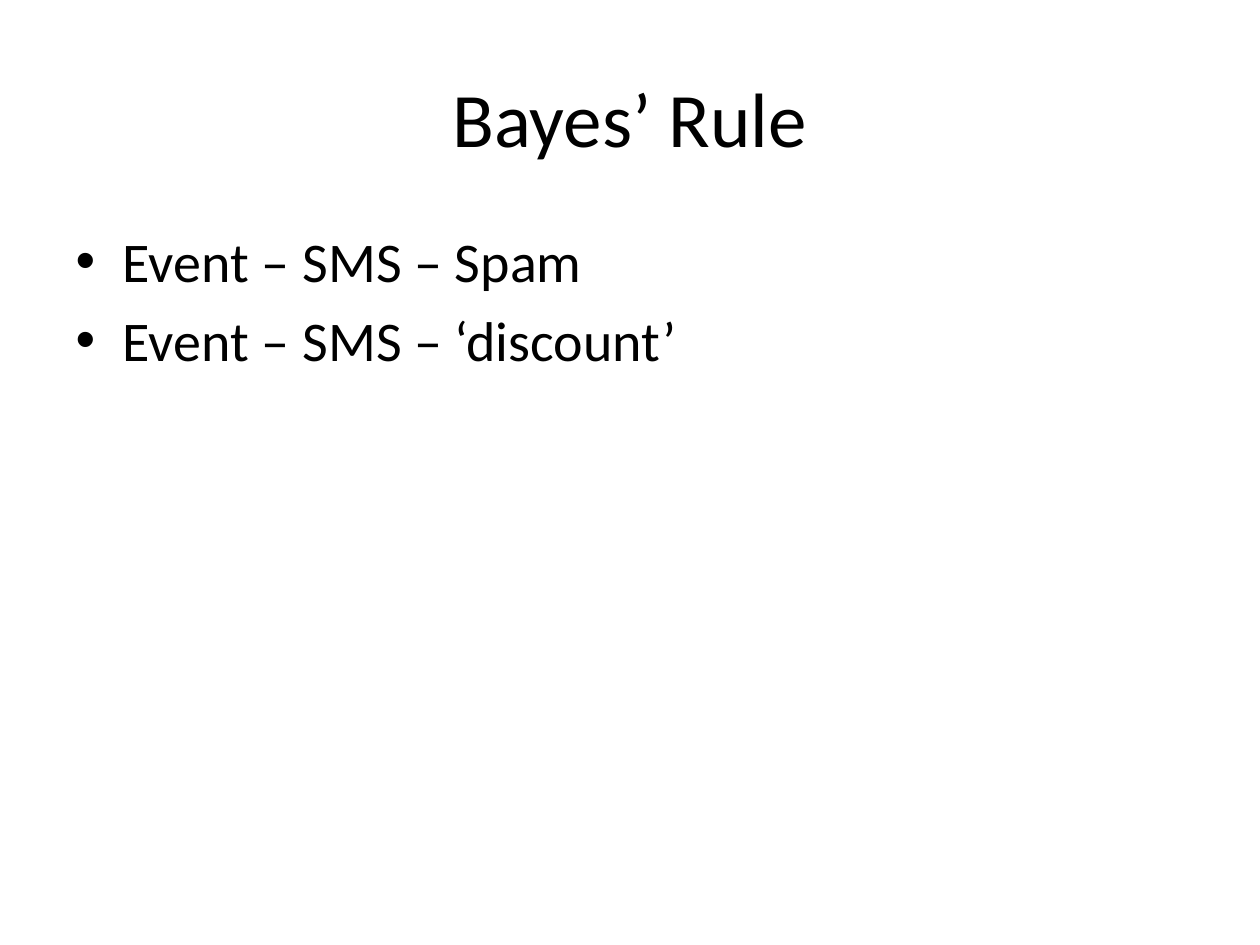
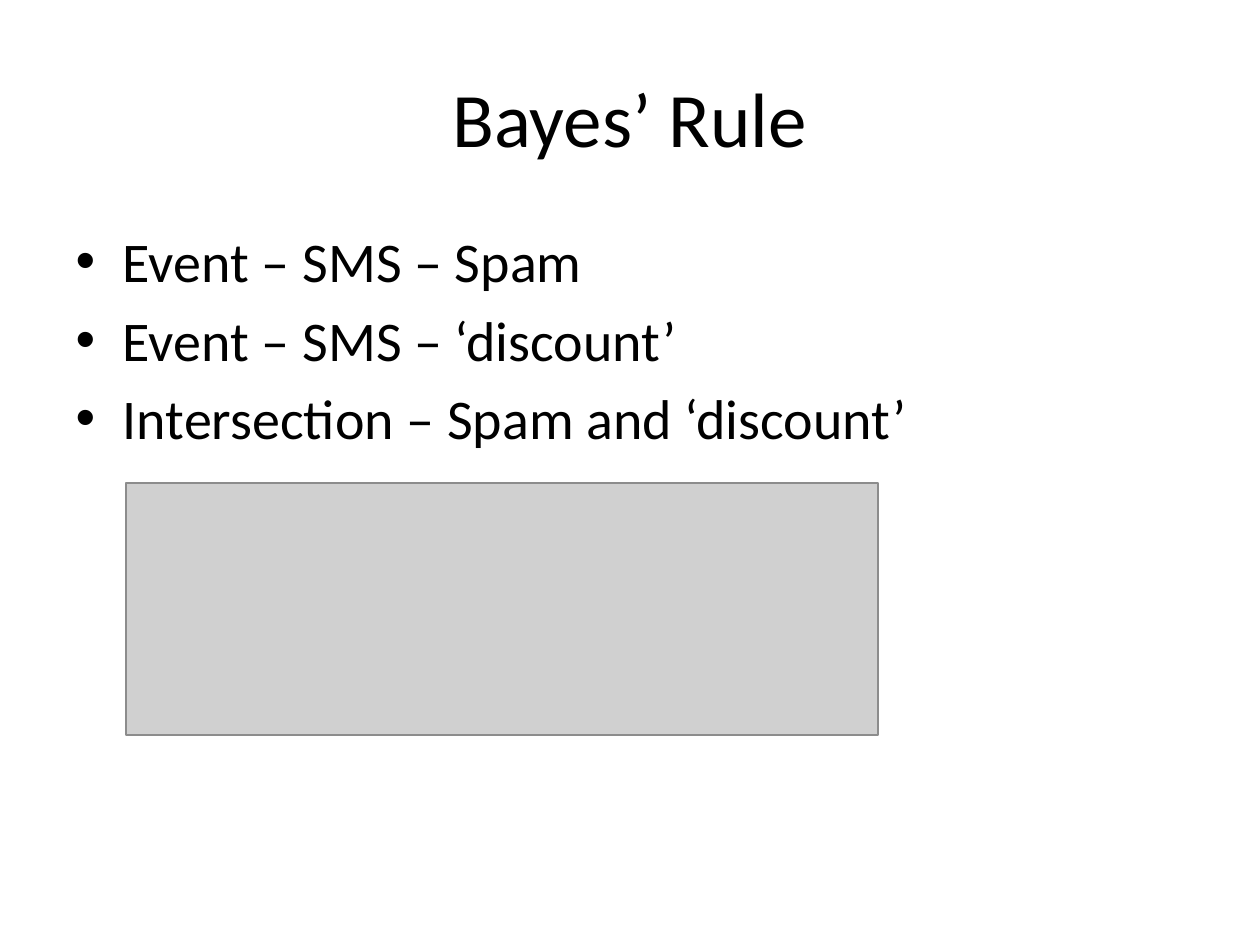
Before and after one commit to look4pritam/ArtificialIntelligence, a slide deck: slide 8 of MachineLearning/NaiveBayes/NaiveBayes.pptx. Drawn at 1260x945 pixels with LibreOffice and Linux fonts; fonts in the diff are those of the drawing; grey boxes stand for pictures. Boxes give left, top, right and bottom in pixels: in the first picture for what was removed or moved away, otherwise in the second. Text is boxed around its words. In the diff, an @@ line names an element or a change of style, - is before the commit and + after.

```diff
--- a/MachineLearning/NaiveBayes/NaiveBayes.pptx
+++ b/MachineLearning/NaiveBayes/NaiveBayes.pptx
@@ text at bbox=[123, 399, 906, 448]: paragraph added @@
+• Intersection – Spam and ‘discount’
@@ picture added at bbox=[126, 483, 878, 735] @@
```
Also in this commit, not shown: 2 slides added.
